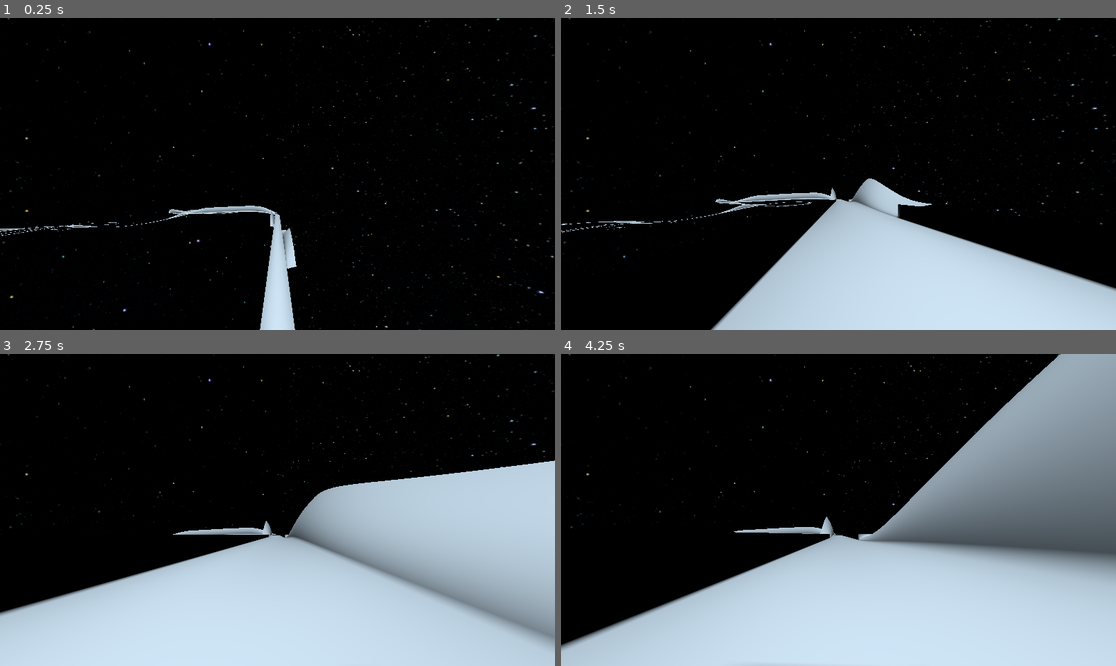
Above: before the commit, frames 1-4 (two rows, left to right).
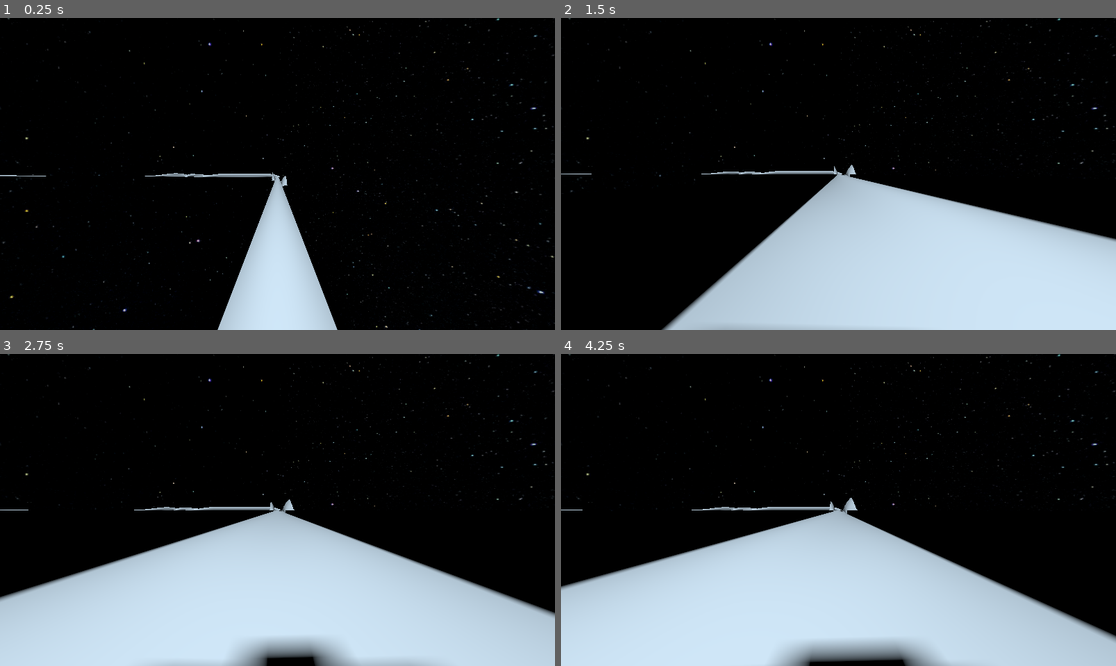
Above: after the commit, the same moments.

Repository: ArijaK/luge_vr
Game: Godot game, scene res://scenes/main/main.tscn
Same seed, same stepped clock (60 frames per second), same inputs: the game is played once before the commit and once after it.
Inputs:
- Up to frame 1 (0.25 s): no input
- Up to frame 2 (1.5 s): no input
- Up to frame 3 (2.75 s): no input
- Up to frame 4 (4.25 s): no input

The runs differ from the first frame. In frame 1, 5.0% of the frame differs, in the area x 0-61%, y 49-100%; in frame 2, 11%; in frame 3, 23%; in frame 4, 35%, in the area x 0-100%, y 0-100%.

Commit message:
Length issue tackling

Diff:
--- a/vr/scenes/track/centerline.gd
+++ b/vr/scenes/track/centerline.gd
@@ -1,7 +1,18 @@
 extends Path3D
 
-func create_centerline(track: TrackData):
+func build_curve_with_exact_length(track: TrackData):
+	var s = 1.0
+	for i in range(10):
+		curve.clear_points()
+		create_centerline(track, s)
 
+		var error = track.length - curve.get_baked_length()
+		if abs(error) < 0.01:
+			break
+
+		s *=  track.length / curve.get_baked_length()
+
+func create_centerline(track: TrackData, s: float = 1.0):
 	var direction = Vector3.FORWARD
 	# Because Z is forward
 	var point = Vector3(0.0, 0.0, -track.start_at)
@@ -10,8 +21,9 @@
 
 	curve.add_point(point)
 
-	for i in range(floori(track.length/curve.bake_interval)):
-		var Sx = i * curve.bake_interval
+	var point_count = floori((track.length - track.start_at) / curve.bake_interval)
+	for i in range(point_count):
+		var Sx = i * curve.bake_interval * s + track.start_at
 		slope = track.get_slope(Sx)
 		curvature = track.get_curvature(Sx)
 
@@ -23,7 +35,8 @@
 			var angle_step = curvature * curve.bake_interval
 			direction = direction.rotated(Vector3.UP, angle_step)
 
-			point += direction * curve.bake_interval
+			#point += direction * curve.bake_interval
+			point += direction * (2.0 * sin(angle_step * 0.5) / curvature)
 			point.y -= tan(slope_rad) * curve.bake_interval
 
 		curve.add_point(point)
--- a/vr/scenes/track/track.gd
+++ b/vr/scenes/track/track.gd
@@ -3,6 +3,7 @@
 @onready var centerline = $Centerline
 @onready var mesh_instance = $MeshInstance3D
 @onready var collision_shape = $CollisionShape3D
+#@onready var track_data = $TrackData
 
 func _ready() -> void:
 	var cfg = FileUtils.load_config("res://config.cfg")
@@ -12,7 +13,8 @@
 	var track_data = TrackData.new()
 	track_data.fill(data)
 
-	centerline.create_centerline(track_data)
+	#centerline.create_centerline(track_data)
+	centerline.build_curve_with_exact_length(track_data)
 
 	if centerline.curve.point_count > 0:
 		mesh_instance.create_mesh(centerline.curve, track_data)
--- a/vr/scenes/track/track.tscn
+++ b/vr/scenes/track/track.tscn
@@ -1,14 +1,15 @@
-[gd_scene load_steps=7 format=3 uid="uid://dcvdjjjinyced"]
+[gd_scene load_steps=8 format=3 uid="uid://dcvdjjjinyced"]
 
 [ext_resource type="Script" uid="uid://bw0p34kol6enc" path="res://scenes/track/track.gd" id="1_mll3j"]
 [ext_resource type="Script" uid="uid://b3dvn7lt048so" path="res://scenes/track/centerline.gd" id="2_kk5tn"]
 [ext_resource type="Script" uid="uid://bl38a1hpqrerh" path="res://scenes/track/mesh_instance_3d.gd" id="3_0mev1"]
+[ext_resource type="Script" uid="uid://d4d2oxamyx3vr" path="res://scenes/track/track_data.gd" id="4_236c3"]
 
 [sub_resource type="PhysicsMaterial" id="PhysicsMaterial_mll3j"]
 friction = 0.01
 rough = true
 
-[sub_resource type="Curve3D" id="Curve3D_0mev1"]
+[sub_resource type="Curve3D" id="Curve3D_236c3"]
 
 [sub_resource type="ConcavePolygonShape3D" id="ConcavePolygonShape3D_0mev1"]
 
@@ -25,3 +26,7 @@
 
 [node name="CollisionShape3D" type="CollisionShape3D" parent="."]
 shape = SubResource("ConcavePolygonShape3D_0mev1")
+
+[node name="TrackData" type="Node" parent="."]
+script = ExtResource("4_236c3")
+metadata/_custom_type_script = "uid://d4d2oxamyx3vr"
--- a/vr/scenes/track/track_data.gd
+++ b/vr/scenes/track/track_data.gd
@@ -20,8 +20,8 @@
 func create_height(heights: Array):
 	height.bake_resolution = 1000
 	height.min_domain = start_at
-	height.max_domain = start_at + length
-	height.max_value = 5.0
+	height.max_domain = length
+	height.max_value = 3.0
 	height.min_value = default_height
 
 	height.add_point(Vector2(start_at, 0.0))
@@ -29,13 +29,13 @@
 	for h in heights:
 		height.add_point(Vector2(h.Sx_entrance, h.height))
 
-	height.add_point(Vector2(start_at + length, 0.0))
+	height.add_point(Vector2(length, 0.0))
 	height.bake()
 
 func create_curvature():
 	curvature.bake_resolution = 1000
 	curvature.min_domain = start_at
-	curvature.max_domain = length - start_at
+	curvature.max_domain = length
 	curvature.min_value = -10.0
 	curvature.max_value = 10.0
 
@@ -57,14 +57,19 @@
 		))
 		curvature.add_point(Vector2(c.Sx_entrance + c.length, 0.0))
 
-	curvature.add_point(Vector2(start_at + length, 0.0))
+	curvature.add_point(Vector2(length, 0.0))
 	curvature.bake()
 
 func fill(data: Dictionary):
+	start_at = min(
+		data["segments"]["slopes"][0].
+		Sx_entrance, data["segments"]["curves"][0].Sx_entrance,
+		0
+	)
+	# NOTE: Length starts at Sx_entrance == 0
 	length = data["length"]
 	width = data["width"]
 	default_height = data["default_height"]
-	start_at = min(data["segments"]["slopes"][0].Sx_entrance, data["segments"]["curves"][0].Sx_entrance)
 
 	slope_segments = data["segments"]["slopes"]
 	curve_segments = data["segments"]["curves"]
Not shown: 1 places in vr/scenes/track/track.tscn that only renumber resources
